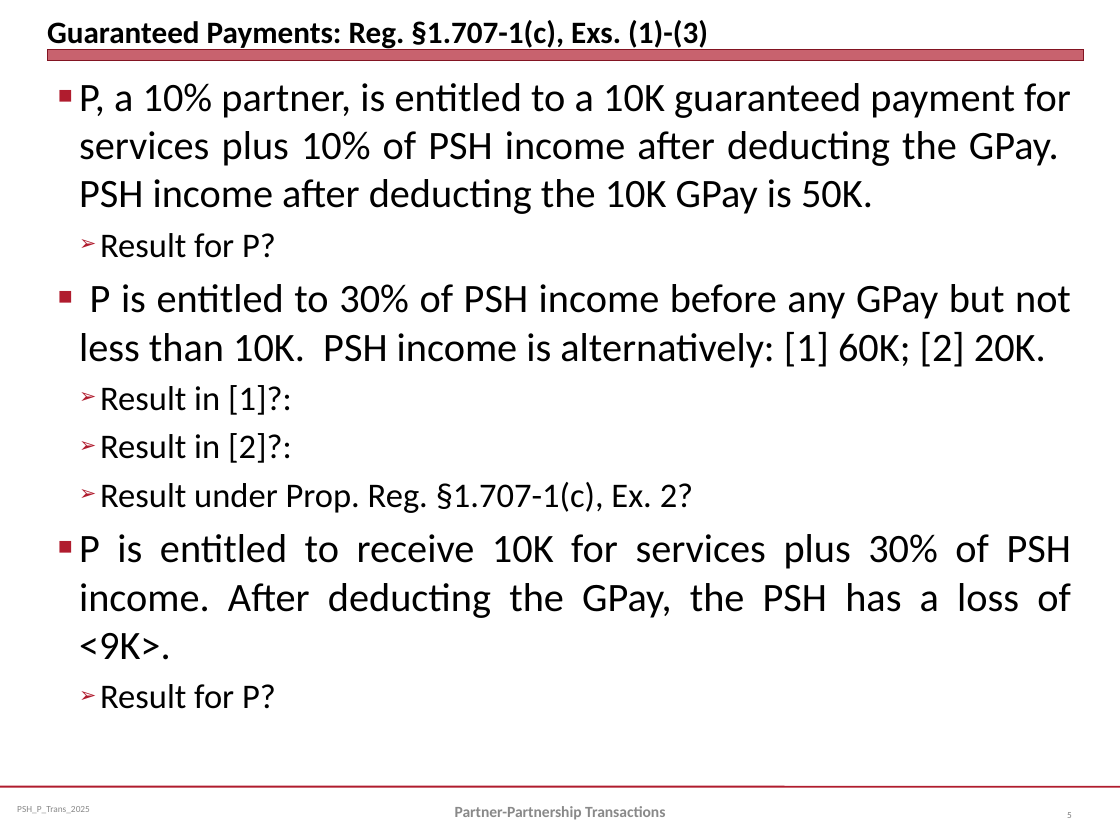
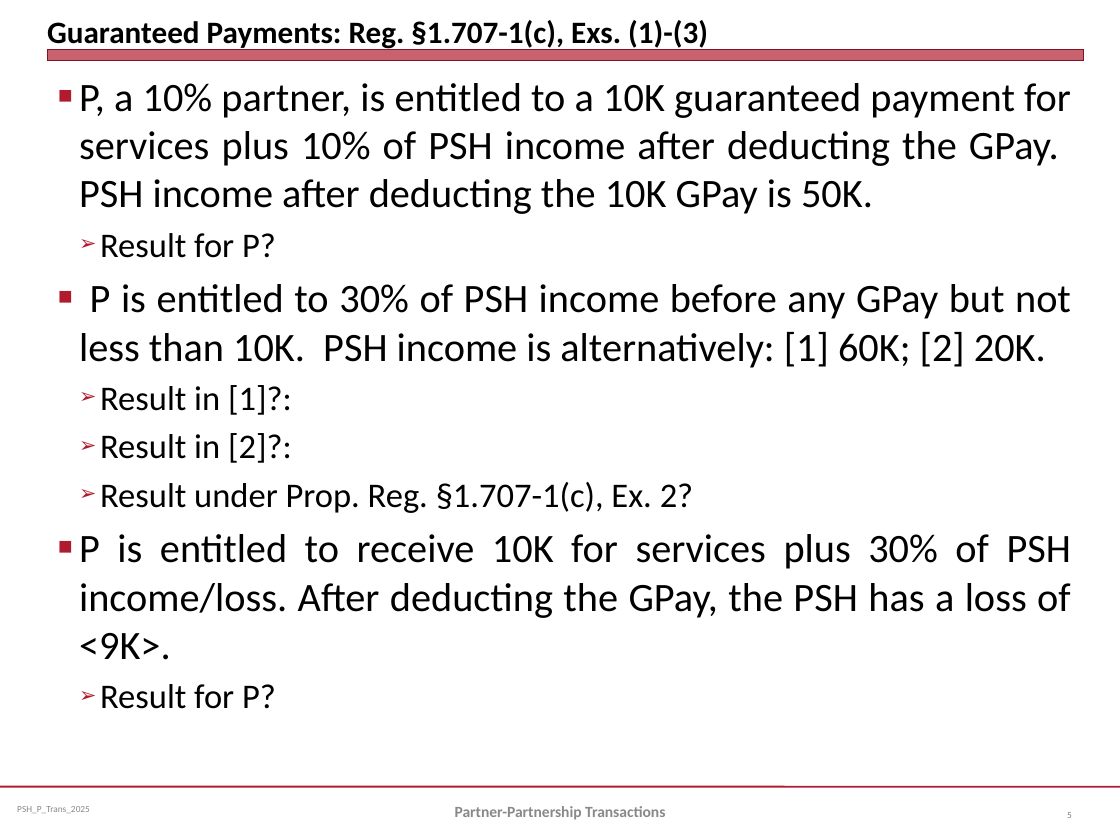
Before and after one commit to jmc877/Partnership-Tax, a slide deck: slide 5 of slides/PSH_P_Trans_2025.pptx. Drawn at 1120x840 pixels with LibreOffice and Linux fonts; fonts in the diff are those of the drawing. Boxes give left, top, right and bottom in pixels: in the first picture for what was removed or moved away, otherwise in the second. Text is boxed around its words. In the diff, an @@ line names an element or a change of style, - is before the commit and + after.

```diff
--- a/slides/PSH_P_Trans_2025.pptx
+++ b/slides/PSH_P_Trans_2025.pptx
@@ text at bbox=[79, 534, 1071, 660]: text changed @@
-■ P is entitled to receive 10K for services plus 30% of PSH income. After deducting the GPay, the PSH has a loss of <9K>.
+■ P is entitled to receive 10K for services plus 30% of PSH income/loss. After deducting the GPay, the PSH has a loss of <9K>.
```
Also in this commit, not shown: 1 other slide changed.
